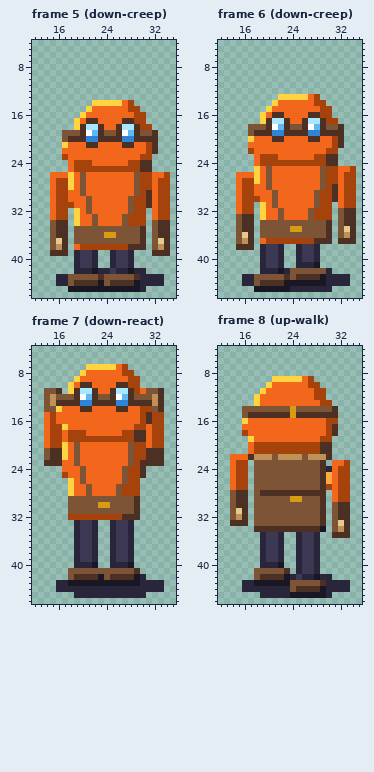
Two versions of one pixel-art file, art/companion-48/review-place/work/pawn-aseprite/pawn.aseprite. This is how it looked before the edit.
48x48 pixels, 28 frames. Shown: frame 5 (down-creep): x 12..35, y 4..46; frame 6 (down-creep): x 12..35, y 4..46; frame 7 (down-react): x 12..35, y 4..46; frame 8 (up-walk): x 12..35, y 4..46. The commit also changed other frames, which this record leaves out.
And afterwards:
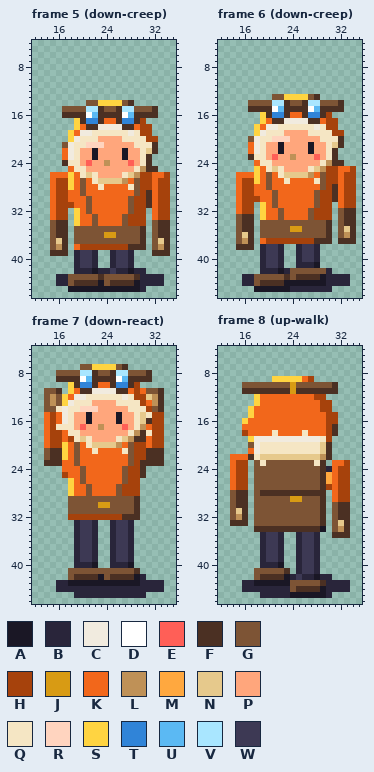
Palette (. is transparent): A #1a1725  B #29253a  C #f1ebdf  D #ffffff  E #ff5f57  F #4b3023  G #7d5435  H #a6420c  J #d89b14  K #f2671b  L #bf9157  M #ffa83f  N #e6c98c  P #ffa67c  Q #f5e6c4  R #ffd4bf  S #ffd441  T #3084d8  U #5bb9f3  V #a9e6ff  W #3d3954
Edits made:
--- frame 5 (down-creep)
@@ x 12..35 @@
 13 ........................
-14 ..........SSSSSKH.......
-15 .........SKKKKKKHH......
-16 ........SKKKKKKKKHH.....
-17 .......SKFFKKKKFFHH.....
-18 .......SFVVFKKFVVFHH....
-19 .....GGGFDUFGGFDUFGGF...
-20 .....GFFFTTFFFFTTFFFF...
-21 .....SKKKFFKKKKFFKKHF...
-22 .....KKKKKKKKKKKKKKHF...
-23 .....HKKKKKKKKKKKKHH....
-24 ......KHHHKKKKKKHHFF....
-25 ......KHHHHHHHHHHHFF....
-26 ...KKKSKGKKKKKKKKGHHKKH.
-27 ...KHHSKGKKKKKKKKGHHKHH.
-28 ...KHHSKGKKKKKKKKGHHKHH.
+14 .........GGSSSSGF.......
+15 .....GGGGVVFGGFVVGGGF...
+16 .....FFFFDUFFFFDUFFFF...
+17 .......SFTTFKKFTTFH.....
+18 .......SKFFCCCCFFKHH....
+19 ......SKCCQQQQQQCQHH....
+20 ......SCQQQPPPPQQQQHH...
+21 .....GCQQRRRPPPPPQQQF...
+22 .....KCQPPAPPPPAPPQNF...
+23 .....KCQPPAPPPPAPPQF....
+24 .....FQQPEPPLPPPEPQF....
+25 ......KQQPPPPPPPPQLFF...
+26 ...KKKSKQNQPPPPQNLHHKKH.
+27 ...KHHSKGKQNNNNLKGHHKHH.
+28 ...KHHSKGKKQKKKKQGHHKHH.
 29 ...KHHKKGKKKKKKKKGHFKHH.
--- frame 6 (down-creep)
@@ x 12..35 @@
 12 ........................
-13 ..........SSSSSKH.......
-14 .........SKKKKKKHH......
-15 ........SKKKKKKKKHH.....
-16 .......SKFFKKKKFFHH.....
-17 .......SFVVFKKFVVFHH....
-18 .....GGGFDUFGGFDUFGGF...
-19 .....GFFFTTFFFFTTFFFF...
-20 .....SKKKFFKKKKFFKKHF...
-21 .....KKKKKKKKKKKKKKHF...
-22 .....HKKKKKKKKKKKKHH....
-23 ......KHHHKKKKKKHHFF....
-24 ......KHHHHHHHHHHHFF....
-25 ......SKGKKKKKKKKGHHKKH.
-26 ...KKKSKGKKKKKKKKGHHKHH.
-27 ...KHHSKGKKKKKKKKGHHKHH.
+13 .........GGSSSSGF.......
+14 .....GGGGVVFGGFVVGGGF...
+15 .....FFFFDUFFFFDUFFFF...
+16 .......SFTTFKKFTTFH.....
+17 .......SKFFCCCCFFKHH....
+18 ......SKCCQQQQQQCQHH....
+19 ......SCQQQPPPPQQQQHH...
+20 .....GCQQRRRPPPPPQQQF...
+21 .....KCQPPAPPPPAPPQNF...
+22 .....KCQPPAPPPPAPPQF....
+23 .....FQQPEPPLPPPEPQF....
+24 ......KQQPPPPPPPPQLFF...
+25 ......SKQNQPPPPQNLHHKKH.
+26 ...KKKSKGKQNNNNLKGHHKHH.
+27 ...KHHSKGKKQKKKKQGHHKHH.
 28 ...KHHKKGKKKKKKKKGHFKHH.
--- frame 7 (down-react)
@@ x 12..35 @@
  6 ........................
- 7 .........SSSSSKH........
- 8 ........SKKKKKKHH.......
- 9 .......SKKKKKKKKHH......
-10 ......SKFFKKKKFFHH......
-11 ..GGF.SFVVFKKFVVFHKGGF..
-12 ..GLGGGFDUFGGFDUFGGGLF..
-13 ..GLFFFFTTFFFFTTFFFFLF..
-14 ..GGSKKKFFKKKKFFKKHHGF..
-15 ..KHKKKKKKKKKKKKKKHFHH..
-16 ..KHKKKKKKKKKKKKKKHFHH..
-17 ..KHHSKKKKKKKKKKKHHKHH..
-18 ..KHHKHHHKKKKKKHHFFKHH..
-19 ..KHHKHHHHHHHHHHHFFKHH..
-20 ..KHHSKGKKKKKKKKGHHKHH..
-21 ..GFFSKGKKKKKKKKGHHFFF..
+ 7 ........GGSSSSGF........
+ 8 ....GGGGVVFGGFVVGGGF....
+ 9 ....FFFFDUFFFFDUFFFF....
+10 ......SFTTFKKFTTFH......
+11 ..GGF.SKFFCCCCFFKHKGGF..
+12 ..GLGSKCCQQQQQQCQHHNLF..
+13 ..GLGSCQQQPPPPQQQQHKLF..
+14 ..GGQCQQRRRPPPPPQQQHGF..
+15 ..KHKCQPPAPPPPAPPQNQHH..
+16 ..KHKCQPPAPPPPAPPQNFHH..
+17 ..KHQQQPEPPLPPPEPQLKHH..
+18 ..KHHKQQPPPPPPPPQLFQHH..
+19 ..KHHKHQNQPPPPQNLFFKHH..
+20 ..KHHSKGKQNNNNLKGHHKHH..
+21 ..GFFSKGKKQKKKKQGHHFFF..
 22 ..GFFSKGKKKKKKKKGHHFFF..
--- frame 8 (up-walk)
@@ x 12..35 @@
  9 .........SSSSSKH........
-10 ........SKKKKKKHH.......
-11 .......SKKKKKKKKHH......
+10 ....GGGGGGGGJGGGGGGF....
+11 ....FFFFFFFFJFFFFFFF....
 12 ......SKKKKKKKKKHH......
 13 ......SKKKKKKKKKKHH.....
-14 ....GGGGGGGGJGGGGGGF....
-15 ....GFFFFFFFJFFFFFFF....
+14 .....SKKKKKKKKKKKHH.....
+15 .....SKKKKKKKKKKKKHH....
 16 ....SKKKKKKKKKKKKKHH....
 17 ....KKKKKKKKKKKKKKHF....
-18 ....HKKKKKKKKKKKKKHF....
-19 .....SKKKKKKKKKKKHH.....
-20 .....KHHHHHHHHHHHFF.....
-21 .....KHHHHHHHHHHHFF.....
-22 ..KKKFLLLGLLLLGLLLF.....
-23 ..KHH.GGGGGGGGGGGF.KKH..
+18 ....HKKKKQKKKKQKKKHF....
+19 .....SCCCCCCCCCCCQH.....
+20 .....GCQQQQQQQQQQNF.....
+21 .....KCQQQQQQQQQQNF.....
+22 ..KKKFQNNNNNNNNNNLF.....
+23 ..KHH.GQGGGGGGGGQF.KKH..
 24 ..KHH.GGGGGGGGGGGFBKHH..
Changed places in both pictures, as pixel boxes (x1, y1, x2, y2):
changed: (62, 100, 158, 190)
changed: (248, 94, 344, 184)
changed: (56, 364, 152, 454)
changed: (242, 382, 338, 466)
